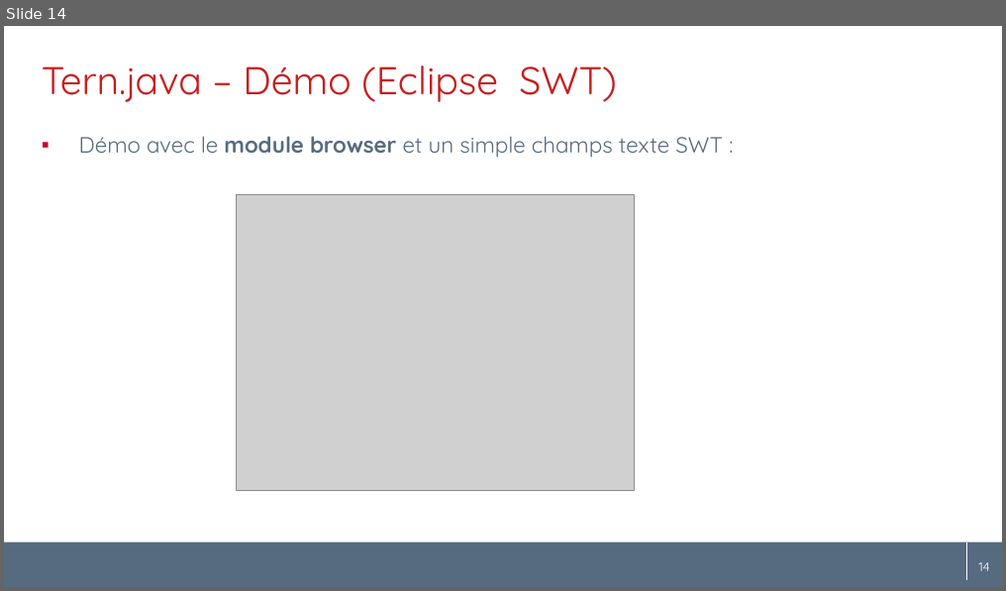
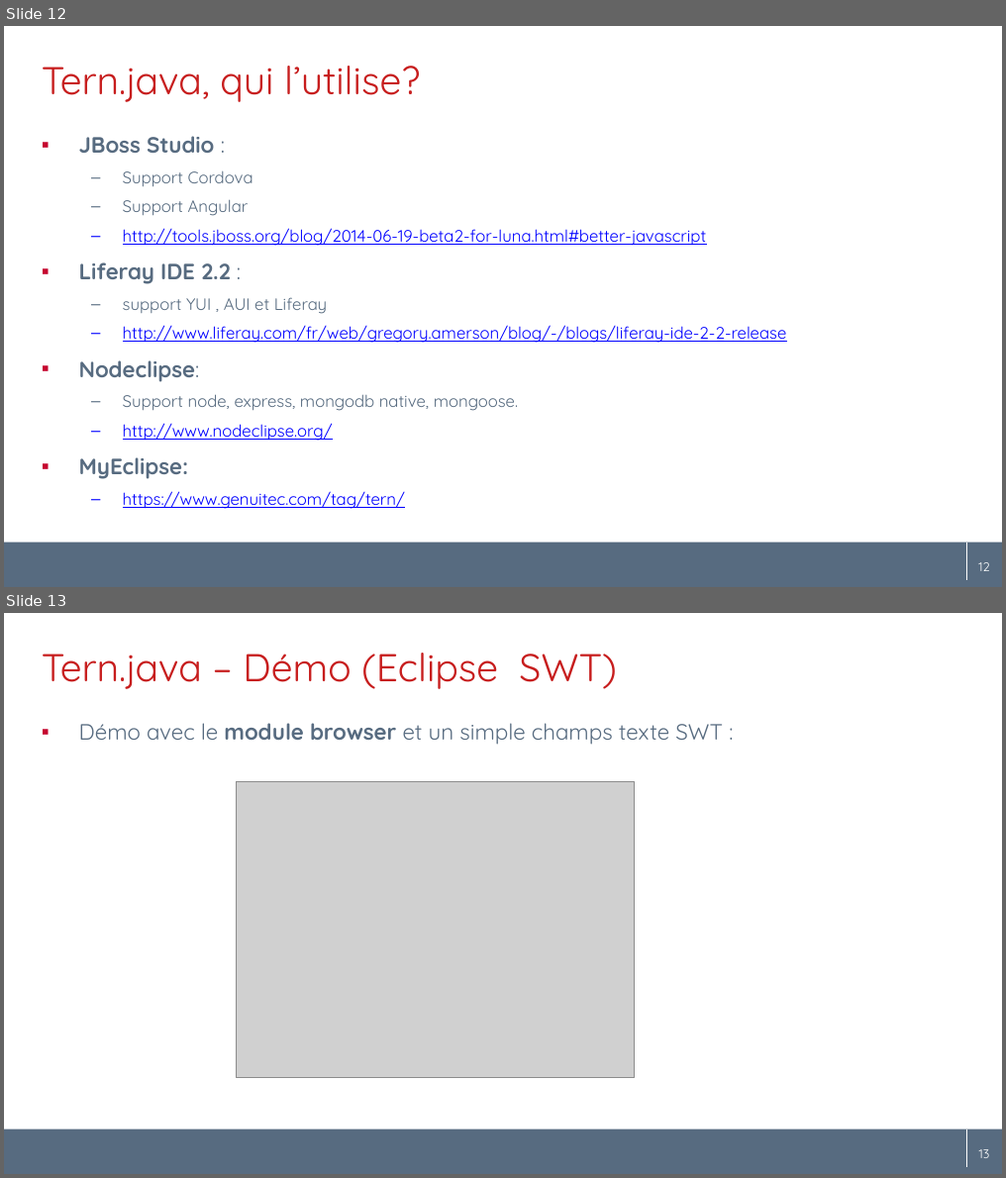
Before and after one commit to angelozerr/tern.java, a slide deck: docs/tern.java_fr.pptx. Shown one above the other, each under a label of ours: slide 14 before the commit, slides 12 and 13 after it. The pictures are 1006x591 and 1006x1178 pixels, drawn with LibreOffice and Linux fonts; fonts in the diff are those of the drawing; grey boxes stand for pictures; background and template pictures are left out. Boxes give left, top, right and bottom in pixels: in the first picture for what was removed or moved away, otherwise in the second. Text is boxed around its words. In the diff, an @@ line names an element or a change of style, - is before the commit and + after.

Commit message:
[docs] add tern-jug

```diff
--- a/docs/tern.java_fr.pptx
+++ b/docs/tern.java_fr.pptx
@@ slide 12 added at (4,26,1002,587), background #FFFFFF; not listed: 3 template elements that a slide beside it also shows @@
@@ title added at (42,66,420,102), 28 pt, text #C71D1D @@
+Tern.java, qui l’utilise?
@@ text added at (79,136,787,509), 12 pt, text #0000FF, underline @@
+▪ JBoss Studio :
+  – Support Cordova
+  – Support Angular
+  – http://tools.jboss.org/blog/2014-06-19-beta2-for-luna.html#better-javascript
+▪ Liferay IDE 2.2 :
+  – support YUI , AUI et Liferay
+  – http://www.liferay.com/fr/web/gregory.amerson/blog/-/blogs/liferay-ide-2-2-release
+▪ Nodeclipse:
+  – Support node, express, mongodb native, mongoose.
+  – http://www.nodeclipse.org/
+▪ MyEclipse:
+  – https://www.genuitec.com/tag/tern/
@@ page number added at (978,563,989,571), 9 pt, text #FFFFFF @@
+12
@@ what was slide 14 is now slide 13 @@
@@ page number at (972,1150,983,1158): text changed @@
-14
+13
@@ page number at (979,1150,990,1158): text changed @@
-14
+13
```
Also in this commit, not shown: 6 slides changed, 3 other slides added, 4 slides removed.
